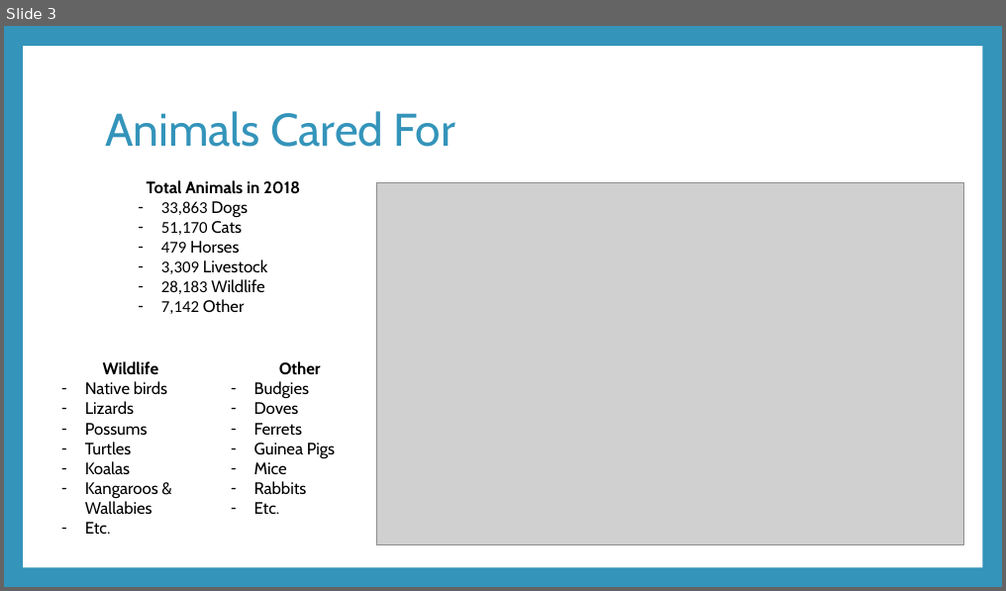
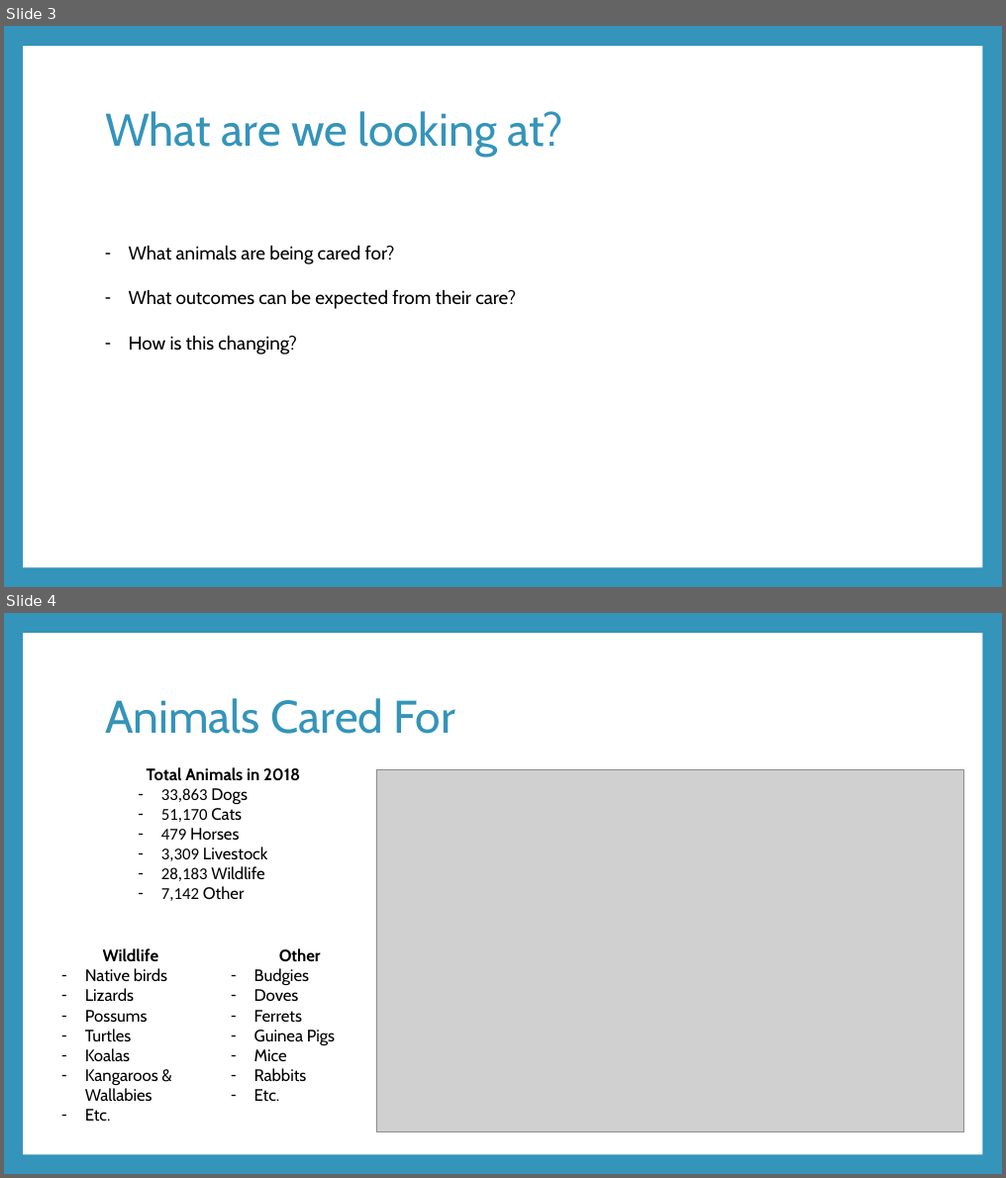
Before and after one commit to awyllie87/RSPCA, a slide deck: presentation.pptx. Shown one above the other, each under a label of ours: slide 3 before the commit, slides 3 and 4 after it. The pictures are 1006x591 and 1006x1178 pixels, drawn with LibreOffice and Linux fonts; fonts in the diff are those of the drawing; grey boxes stand for pictures. Boxes give left, top, right and bottom in pixels: in the first picture for what was removed or moved away, otherwise in the second. Text is boxed around its words. In the diff, an @@ line names an element or a change of style, - is before the commit and + after.

```diff
--- a/presentation.pptx
+++ b/presentation.pptx
@@ slide 3 added at (4, 26, 1002, 587), background #3494BA; not listed: 1 template element that a slide beside it also shows @@
@@ title added at (105, 111, 563, 157), 44 pt, text #3494BA @@
+What are we looking at?
@@ text added at (129, 245, 516, 355), 18 pt, text #000000 @@
+– What animals are being cared for?
+– What outcomes can be expected from their care?
+– How is this changing?
@@ what was slide 3 is now slide 4 @@
```
Also in this commit, not shown: 5 slides changed, 5 other slides added, 1 slide removed, 7 other files.
